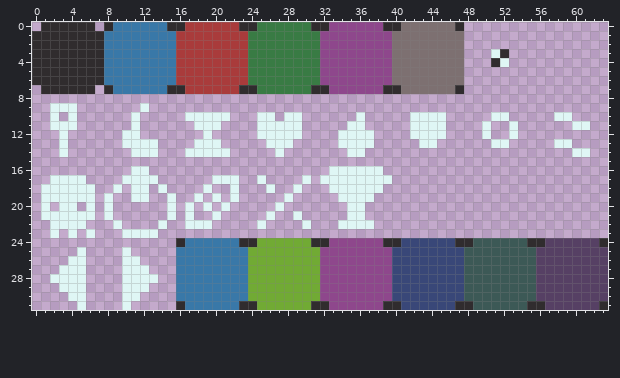
Pixel-art file -- asset_src/graphics/gui/ui.ase. Above, as it was before the edit.
64x32 pixels, 1 frame.
After:
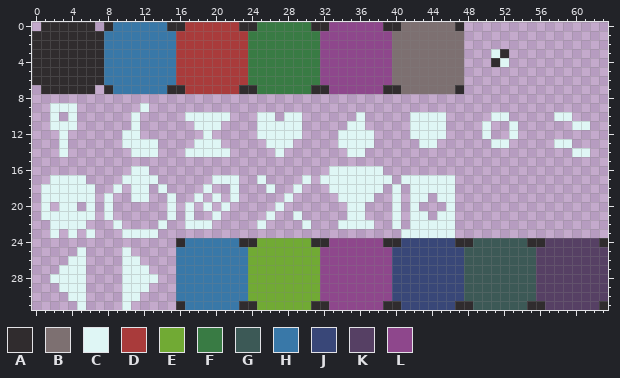
Palette (. is transparent): A #302c2e  B #7d7071  C #dff6f5  D #a93b3b  E #71aa34  F #397b44  G #3c5956  H #3978a8  J #394778  K #564064  L #8e478c
Diff:
{"y":17,"x":41,"old":"......","new":"CCCCCC"}
{"y":18,"x":40,"old":".","new":"C"}
{"y":18,"x":42,"old":".....","new":"CCCCC"}
{"y":19,"x":40,"old":".","new":"C"}
{"y":19,"x":42,"old":"..","new":"CC"}
{"y":19,"x":45,"old":"..","new":"CC"}
{"y":20,"x":40,"old":".","new":"C"}
{"y":20,"x":42,"old":".","new":"C"}
{"y":20,"x":46,"old":".","new":"C"}
{"y":21,"x":40,"old":".","new":"C"}
{"y":21,"x":42,"old":"..","new":"CC"}
{"y":21,"x":45,"old":"..","new":"CC"}
{"y":22,"x":40,"old":".","new":"C"}
{"y":22,"x":42,"old":".....","new":"CCCCC"}
{"y":23,"x":41,"old":"......","new":"CCCCCC"}
{"label":"added","picture_box":[392,175,455,238]}
